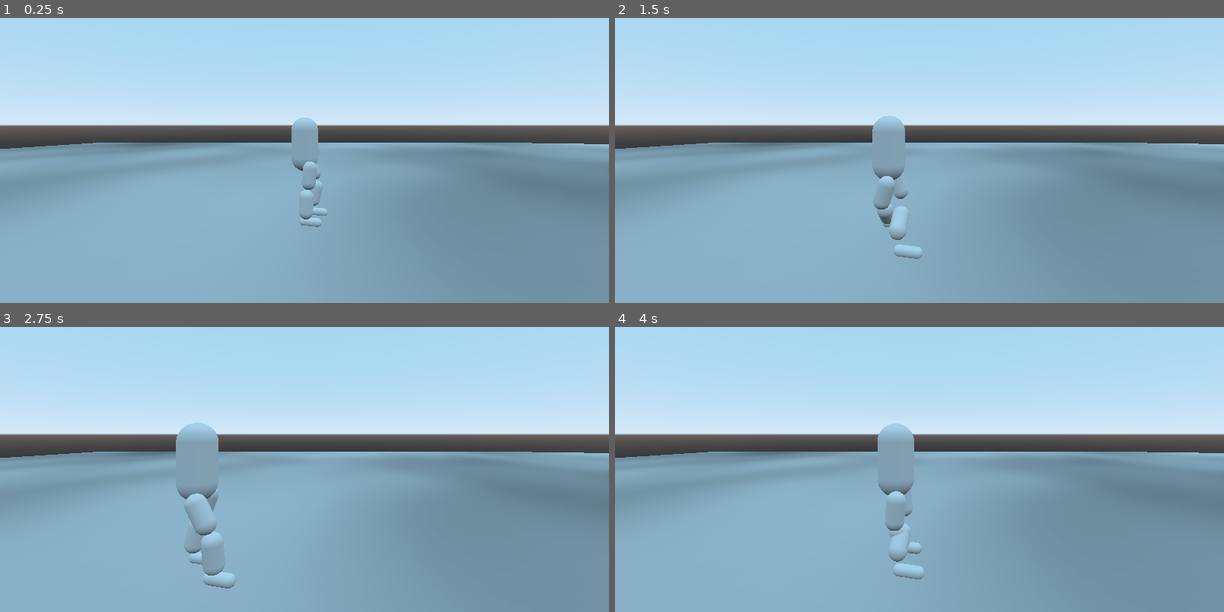
Above: before the commit, frames 1-4 (two rows, left to right).
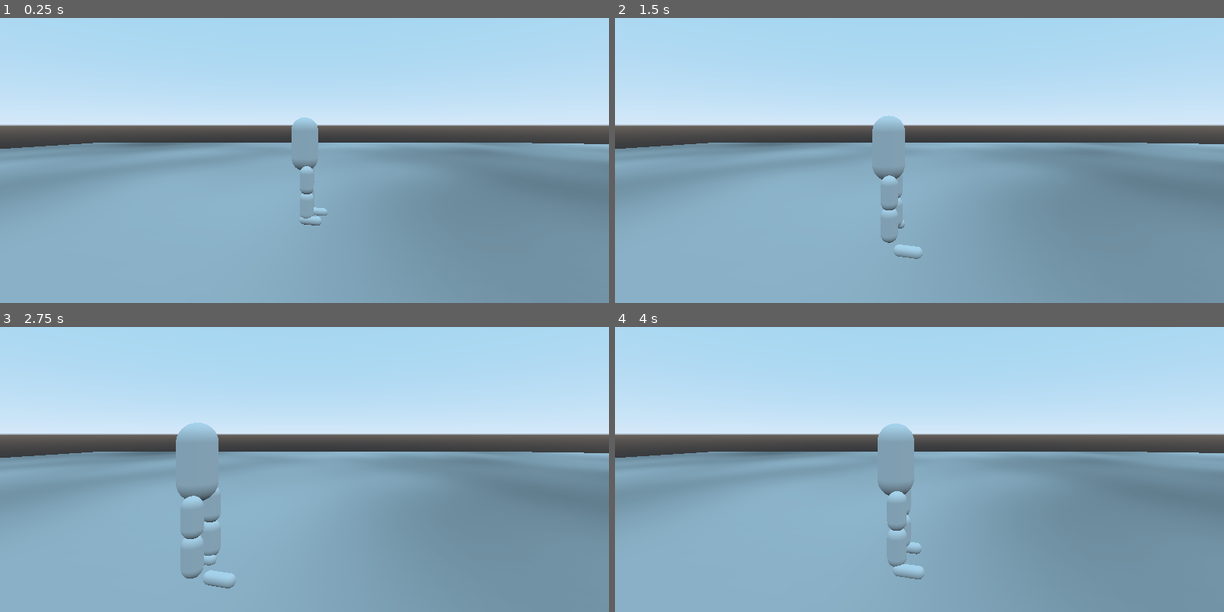
Above: after the commit, the same moments.

Repository: Terkwood/tinker-godot-joint
Game: Godot game, scene res://Main.tscn
Two runs of this game, one before a commit and one after it. Both use one fixed random seed, a clock stepped at 60 frames per second and the inputs below.
Inputs:
- Up to frame 1 (0.25 s): no input
- Up to frame 2 (1.5 s): hold Right (ui_right) 0.53-1.28 s; hold Down (ui_down) from 1.28 s (still down)
- Up to frame 3 (2.75 s): release Down (ui_down) at 2.03 s; hold Right (ui_right) from 2.03 s (still down)
- Up to frame 4 (4 s): release Right (ui_right) at 2.78 s; hold Up (ui_up) 2.78-3.53 s; hold Left (ui_left) from 3.53 s (still down)

The runs differ from the first frame. In frame 1, 0.2% of the frame differs, in the area x 49-53%, y 50-74%; in frame 2, 0.4%; in frame 3, 0.8%, in the area x 29-37%, y 56-89%; in frame 4, 0.3%.

Commit message:
broken joints

Diff:
--- a/Player.gd
+++ b/Player.gd
@@ -4,10 +4,10 @@
 
 onready var _right_foot = $RFoot
 onready var _left_foot = $LFoot
-onready var _kin_upper_body = $KinUpperBody
+onready var _kin_upper_body = self
 
-onready var _left_boundary = $KinUpperBody/LeftBoundary
-onready var _right_boundary = $KinUpperBody/RightBoundary
+onready var _left_boundary = $LeftBoundary
+onready var _right_boundary = $RightBoundary
 
 func _input(_event):
 	if Input.is_action_just_pressed("ui_up"):
@@ -38,11 +38,17 @@
 
 	var v = Vector3(move_x,0,move_z)
 	_kin_upper_body.move_and_slide(v)
-	_foot_node().move_and_slide(2.0 * v)
+	_foot_node().move_and_slide(v)
+	_other_foot_node().move_and_slide(-1.0 * v)
 
 
 func _foot_node():
 	if _walking.moving_foot == _walking.Foot.Left:
+		return _left_foot
+	else:
+		return _right_foot
+func _other_foot_node():
+	if _walking.other_foot() == _walking.Foot.Left:
 		return _left_foot
 	else:
 		return _right_foot
--- a/Player.tscn
+++ b/Player.tscn
@@ -36,52 +36,49 @@
 [sub_resource type="CapsuleMesh" id=11]
 radius = 0.5
 
-[node name="Player" type="Spatial"]
+[node name="Player" type="KinematicBody"]
 transform = Transform( -1, 0, -3.25841e-07, 0, 1, 0, 3.25841e-07, 0, -1, 0, 0.750019, 0 )
 script = ExtResource( 1 )
 
-[node name="KinUpperBody" type="KinematicBody" parent="."]
-transform = Transform( 1, 0, 0, 0, 1, 0, 0, 0, 1, 0, 5.37544, 0 )
-
-[node name="CollisionShape" type="CollisionShape" parent="KinUpperBody"]
-transform = Transform( 1, 0, 0, 0, -4.37114e-08, -1, 0, 1, -4.37114e-08, 0, 0, 0 )
+[node name="BodyCollisionShape" type="CollisionShape" parent="."]
+transform = Transform( 1, 0, 0, 0, -4.37114e-08, -1, 0, 1, -4.37114e-08, 0, 5.37544, 0 )
 shape = SubResource( 1 )
 
-[node name="MeshInstance" type="MeshInstance" parent="KinUpperBody"]
-transform = Transform( 1, 0, 0, 0, -4.37114e-08, -1, 0, 1, -4.37114e-08, 0, 0, 0 )
+[node name="BodyMeshInstance" type="MeshInstance" parent="."]
+transform = Transform( 1, 0, 0, 0, -4.37114e-08, -1, 0, 1, -4.37114e-08, 0, 5.37544, 0 )
 mesh = SubResource( 2 )
 material/0 = null
 
-[node name="FrontBoundary" type="Area" parent="KinUpperBody"]
-transform = Transform( 1, 0, 0, 0, -1.62921e-07, -1, 0, 1, -1.62921e-07, 0, -5.375, 2.9 )
-collision_layer = 3
-collision_mask = 3
-
-[node name="CollisionShape" type="CollisionShape" parent="KinUpperBody/FrontBoundary"]
+[node name="FrontBoundary" type="Area" parent="."]
+transform = Transform( 1, 0, 0, 0, -1.62921e-07, -1, 0, 1, -1.62921e-07, 0, 0.00044018, 2.9 )
+collision_layer = 3
+collision_mask = 3
+
+[node name="CollisionShape" type="CollisionShape" parent="FrontBoundary"]
 shape = SubResource( 3 )
 
-[node name="BackBoundary" type="Area" parent="KinUpperBody"]
-transform = Transform( 1, 0, 0, 0, -1.62921e-07, -1, 0, 1, -1.62921e-07, 0, -5.375, -1.48 )
-collision_layer = 3
-collision_mask = 3
-
-[node name="CollisionShape" type="CollisionShape" parent="KinUpperBody/BackBoundary"]
+[node name="BackBoundary" type="Area" parent="."]
+transform = Transform( 1, 0, 0, 0, -1.62921e-07, -1, 0, 1, -1.62921e-07, 0, 0.00044018, -1.48 )
+collision_layer = 3
+collision_mask = 3
+
+[node name="CollisionShape" type="CollisionShape" parent="BackBoundary"]
 shape = SubResource( 3 )
 
-[node name="LeftBoundary" type="Area" parent="KinUpperBody"]
-transform = Transform( -1.62921e-07, 1, -1.62921e-07, 0, -1.62921e-07, -1, -1, -1.62921e-07, 2.65432e-14, 2.47967, -5.375, 0.694015 )
-collision_layer = 3
-collision_mask = 3
-
-[node name="CollisionShape" type="CollisionShape" parent="KinUpperBody/LeftBoundary"]
+[node name="LeftBoundary" type="Area" parent="."]
+transform = Transform( -1.62921e-07, 1, -1.62921e-07, 0, -1.62921e-07, -1, -1, -1.62921e-07, 2.65432e-14, 2.47967, 0.00044018, 0.694015 )
+collision_layer = 3
+collision_mask = 3
+
+[node name="CollisionShape" type="CollisionShape" parent="LeftBoundary"]
 shape = SubResource( 4 )
 
-[node name="RightBoundary" type="Area" parent="KinUpperBody"]
-transform = Transform( -1.62921e-07, 1, -1.62921e-07, 0, -1.62921e-07, -1, -1, -1.62921e-07, 2.65432e-14, -2.49863, -5.375, 0.694 )
-collision_layer = 3
-collision_mask = 3
-
-[node name="CollisionShape" type="CollisionShape" parent="KinUpperBody/RightBoundary"]
+[node name="RightBoundary" type="Area" parent="."]
+transform = Transform( -1.62921e-07, 1, -1.62921e-07, 0, -1.62921e-07, -1, -1, -1.62921e-07, 2.65432e-14, -2.49863, 0.00044018, 0.694 )
+collision_layer = 3
+collision_mask = 3
+
+[node name="CollisionShape" type="CollisionShape" parent="RightBoundary"]
 shape = SubResource( 4 )
 
 [node name="RUpperLeg" type="RigidBody" parent="."]
@@ -202,7 +199,7 @@
 [node name="HingeJoint" type="HingeJoint" parent="LFoot"]
 nodes/node_a = NodePath("../../LLowerLeg")
 nodes/node_b = NodePath("..")
-[connection signal="body_entered" from="KinUpperBody/FrontBoundary" to="." method="_on_FrontBoundary_body_entered"]
-[connection signal="body_entered" from="KinUpperBody/BackBoundary" to="." method="_on_BackBoundary_body_entered"]
-[connection signal="body_entered" from="KinUpperBody/LeftBoundary" to="." method="_on_LeftBoundary_body_entered"]
-[connection signal="body_entered" from="KinUpperBody/RightBoundary" to="." method="_on_RightBoundary_body_entered"]
+[connection signal="body_entered" from="FrontBoundary" to="." method="_on_FrontBoundary_body_entered"]
+[connection signal="body_entered" from="BackBoundary" to="." method="_on_BackBoundary_body_entered"]
+[connection signal="body_entered" from="LeftBoundary" to="." method="_on_LeftBoundary_body_entered"]
+[connection signal="body_entered" from="RightBoundary" to="." method="_on_RightBoundary_body_entered"]
